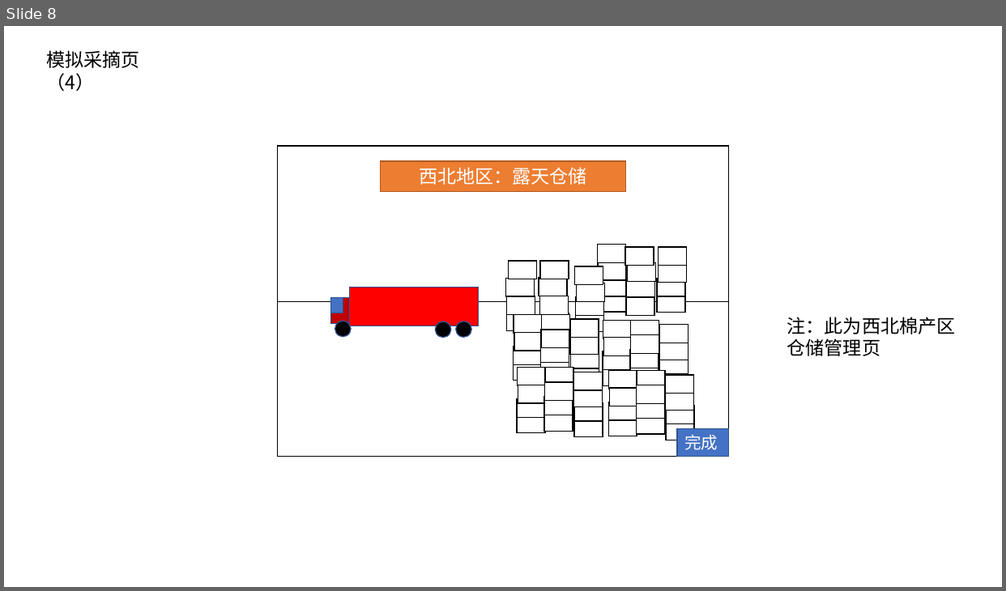
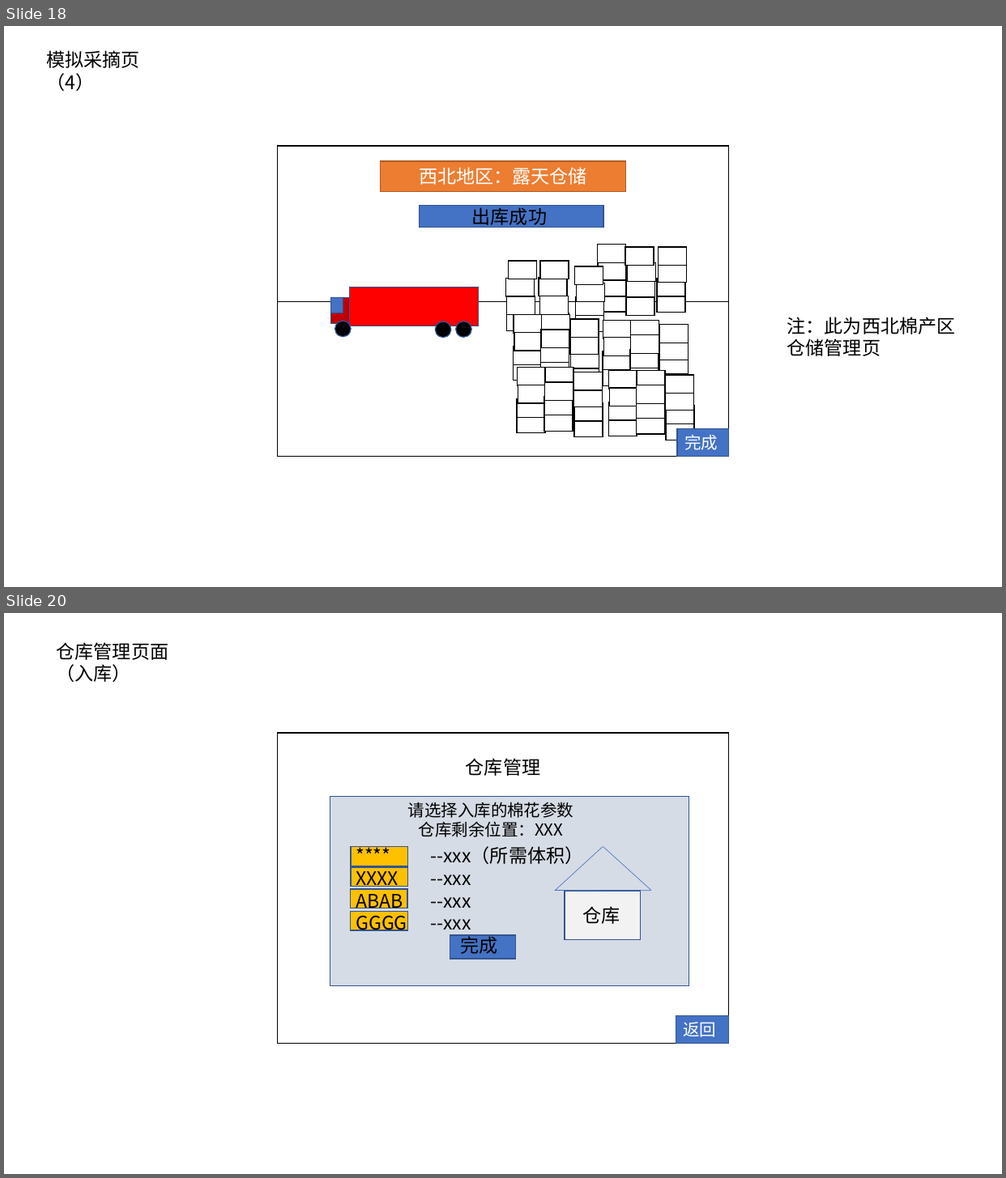
Before and after one commit to jerryfeng2003/The_C_design_on_cotton, a slide deck: 相关资料/界面设计(第一版）.pptx. Shown one above the other, each under a label of ours: slide 8 before the commit, slides 18 and 20 after it; the slides between them are not shown. The pictures are 1006x591 and 1006x1178 pixels, drawn with LibreOffice and Linux fonts; fonts in the diff are those of the drawing. Boxes give left, top, right and bottom in pixels: in the first picture for what was removed or moved away, otherwise in the second. Text is boxed around its words. In the diff, an @@ line names an element or a change of style, - is before the commit and + after.

```diff
--- a/相关资料/界面设计(第一版）.pptx
+++ b/相关资料/界面设计(第一版）.pptx
@@ slide 20 added at <box>4,613,1002,1174</box>, background #FFFFFF @@
@@ text added at <box>57,642,169,682</box>, 18 pt, text #000000 @@
+仓库管理页面（入库）
@@ rectangle added at <box>277,733,729,1043</box>, outline #000000 1 pt @@
@@ text added at <box>466,758,540,776</box>, 18 pt, text #000000 @@
+仓库管理
@@ rectangle added at <box>330,796,689,986</box>, fill #D6DCE5, outline #325491 1 pt @@
@@ text added at <box>408,802,574,837</box>, 16 pt, text #000000 @@
+请选择入库的棉花参数
+仓库剩余位置：XXX
@@ rectangle added at <box>351,846,407,866</box>, fill #FFC000, outline #325491 1 pt @@
@@ text added at <box>431,846,584,930</box>, 18 pt, text #000000 @@
+**** --xxx（所需体积）
+XXXX --xxx
+ABAB --xxx
+GGGG --xxx
@@ line added from (555, 891) to (603, 846), #4472C4 0.5 pt @@
@@ line added from (651, 890) to (603, 846), #4472C4 0.5 pt @@
@@ rectangle added at <box>351,867,407,887</box>, fill #FFC000, outline #325491 1 pt @@
@@ rectangle added at <box>350,889,407,909</box>, fill #FFC000, outline #325491 1 pt @@
@@ line added from (555, 891) to (651, 891), #4472C4 0.5 pt @@
@@ rectangle added at <box>565,891,641,939</box>, fill #F2F2F2, outline #325491 1 pt @@
@@ rectangle added at <box>351,911,407,931</box>, fill #FFC000, outline #325491 1 pt @@
@@ text added at <box>583,906,620,924</box>, 18 pt, text #000000 @@
+仓库
@@ rectangle added at <box>450,935,515,959</box>, fill #4472C4, outline #325491 1 pt @@
@@ text added at <box>461,934,498,954</box>, 18 pt, text #000000 @@
+完成
@@ rectangle added at <box>675,1016,729,1043</box>, fill #4472C4, outline #325491 1 pt, 16 pt, text #FFFFFF @@
+返回
@@ what was slide 8 is now slide 18 @@
@@ slide 18 changed as well @@
@@ rectangle added at <box>420,206,603,228</box>, fill #4472C4, outline #325491 1 pt @@
@@ text added at <box>472,204,547,228</box>, 18 pt, text #000000 @@
+出库成功
```
Also in this commit, not shown: 8 other slides changed, 11 other slides added, 2 slides removed, 3 other files.
